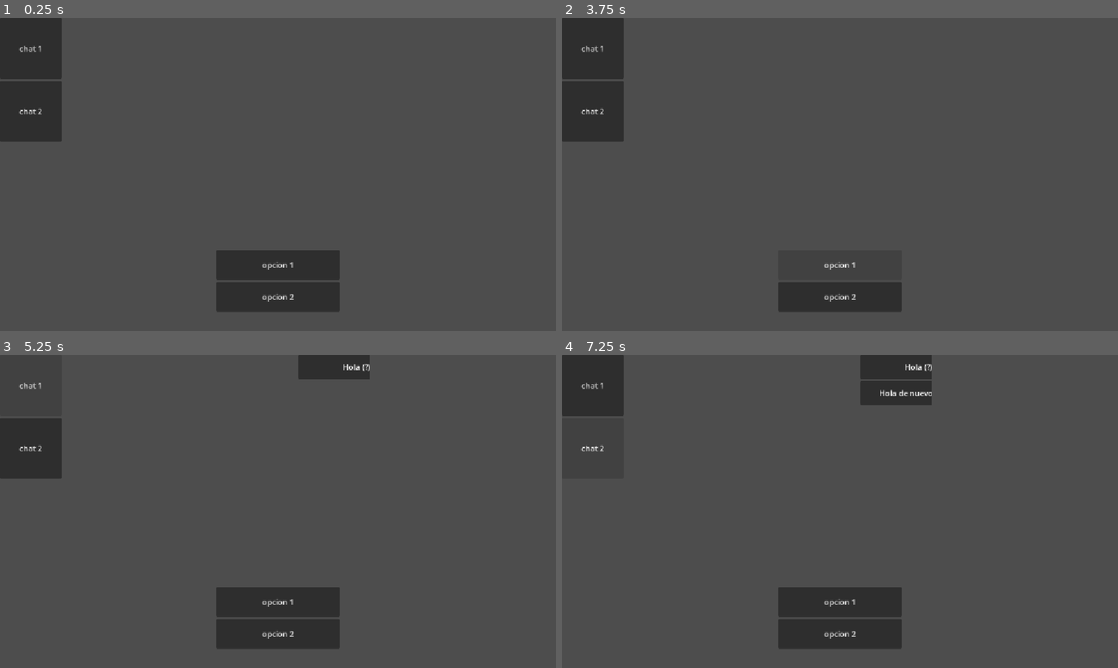
Above: before the commit, frames 1-4 (two rows, left to right).
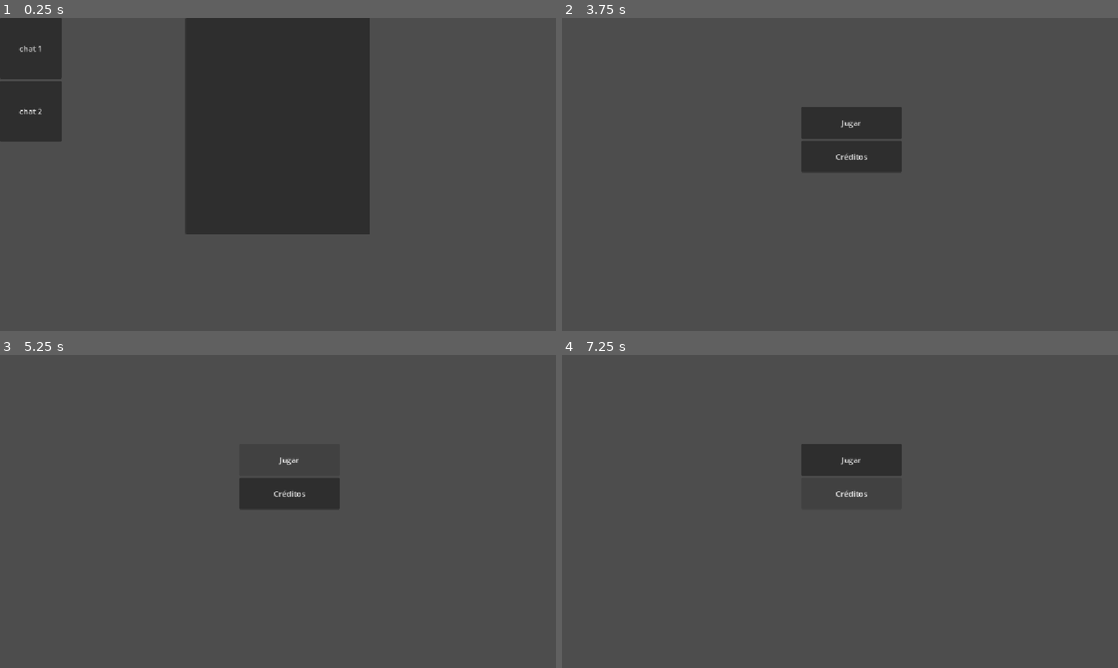
Above: after the commit, the same moments.

Repository: ParmindSane/WGJ2026
Game: Godot game, scene res://chatApp/chat.tscn
Same seed, same stepped clock (60 frames per second), same inputs: the game is played once before the commit and once after it.
Inputs:
- Up to frame 1 (0.25 s): no input
- Up to frame 2 (3.75 s): click "chat 1" at 0.5 s; click "chat 2" at 1.25 s; click "chat 1" at 2 s; click "chat 2" at 2.75 s; click "opcion 1" (after the commit: "Dale") at 3.5 s
- Up to frame 3 (5.25 s): click "chat 1" (after the commit: "Jugar") at 4.25 s; click "chat 1" (after the commit: "Jugar") at 5 s
- Up to frame 4 (7.25 s): click "chat 2" (after the commit: "Créditos") at 5.75 s; click "chat 2" (after the commit: "Créditos") at 6.5 s

The runs differ from the first frame. In frame 1, 27% of the frame differs, in the area x 33-67%, y 0-94%; in frame 2, 9.8%; in frame 3, 8.9%; in frame 4, 10%.

Commit message:
decisiones en guion

Diff:
--- a/chatApp/chat.tscn
+++ b/chatApp/chat.tscn
@@ -2,6 +2,7 @@
 
 [ext_resource type="Script" uid="uid://dpku6e4f14sfb" path="res://mensajes/mensajes.gd" id="1_i3wff"]
 [ext_resource type="Script" uid="uid://nb4l1ksvvt0g" path="res://mensajes/opciones.gd" id="2_i3wff"]
+[ext_resource type="PackedScene" uid="uid://ddkfme812poeb" path="res://menu/menu.tscn" id="3_nst8m"]
 
 [node name="Node2D" type="Node2D" unique_id=945820080]
 
@@ -23,18 +24,25 @@
 
 [node name="chat1" type="CanvasLayer" parent="." unique_id=617141949]
 
-[node name="Mensajes" type="ScrollContainer" parent="chat1" unique_id=1634922461]
+[node name="ScrollContainer" type="ScrollContainer" parent="chat1" unique_id=1634922461]
 offset_left = 384.0
 offset_right = 768.0
 offset_bottom = 448.0
 
-[node name="VBoxContainer" type="VBoxContainer" parent="chat1/Mensajes" unique_id=1376293297]
+[node name="PanelContainer" type="PanelContainer" parent="chat1/ScrollContainer" unique_id=1160650357]
+layout_mode = 2
+size_flags_horizontal = 3
+size_flags_vertical = 3
+
+[node name="Mensajes" type="VBoxContainer" parent="chat1/ScrollContainer" unique_id=1376293297 node_paths=PackedStringArray("opcionesNodo")]
 layout_mode = 2
 size_flags_horizontal = 3
 script = ExtResource("1_i3wff")
-guion = "res://mensajes/mensajes.txt"
+opcionesNodo = NodePath("../../Opciones")
+guion = "res://mensajes/mensajes1.txt"
 
 [node name="Opciones" type="VBoxContainer" parent="chat1" unique_id=435834509 node_paths=PackedStringArray("buttYes", "buttNo")]
+visible = false
 offset_left = 448.0
 offset_top = 480.0
 offset_right = 704.0
@@ -43,6 +51,7 @@
 script = ExtResource("2_i3wff")
 buttYes = NodePath("Yes")
 buttNo = NodePath("Nou")
+badEnding = ExtResource("3_nst8m")
 metadata/_edit_group_ = true
 
 [node name="Yes" type="Button" parent="chat1/Opciones" unique_id=1028435532]
@@ -54,3 +63,5 @@
 layout_mode = 2
 size_flags_vertical = 3
 text = "opcion 2"
+
+[node name="PopUps" type="Node2D" parent="chat1" unique_id=944412059]
--- a/mensajes/mensaje.gd
+++ b/mensajes/mensaje.gd
@@ -6,11 +6,10 @@
 @export_group("Referencias internas")
 @export var label: Label
 
-func setData(_texto: String, _derecha: String):
+func setData(_texto: String, _derecha: bool):
 	label.text = _texto
 
-	if _derecha:
-		derecha = false
-
+	derecha = _derecha
+	if derecha:
 		size_flags_horizontal = Control.SIZE_SHRINK_BEGIN
 		label.horizontal_alignment = HORIZONTAL_ALIGNMENT_LEFT
--- a/mensajes/mensajes.gd
+++ b/mensajes/mensajes.gd
@@ -3,26 +3,51 @@
 
 var mensajeRefe := preload("res://mensajes/mensaje.tscn")
 var mensajesNodos: Array[Mensaje]
-var mensajesDatos := []
+var mensajesDatos := [[]]
+var opciones: Array[Dictionary]
+var tanda := 0
+
+@export var opcionesNodo: Opciones
 
 @export_file("*.txt") var guion: String
 
 func _ready():
+	opcionesNodo.noEsNo.connect(dijoNo)
+
 	var archivo = FileAccess.open(guion, FileAccess.READ)
 	while !archivo.eof_reached():
 		var linea = archivo.get_line()
 		var columnas = linea.split(" ; ")
 
 		if columnas.size() > 1:
-			mensajesDatos.push_back({"derecha": columnas[0], "delay": columnas[1], "texto": columnas[2]})
+			if columnas[0] == "?":
+				opciones.push_back({"yes": columnas[1], "no": columnas[2]})
+
+				mensajesDatos.push_back([])
+				mensajesDatos[-1].push_back({"izquierda": true, "delay": 0, "texto": columnas[2]})
+			else:
+				mensajesDatos[-1].push_back({"izquierda": false, "delay": columnas[1], "texto": columnas[2]})
 	archivo.close()
 
-	for d in mensajesDatos:
-		await get_tree().create_timer(float(d.delay)).timeout
-		nuevoMensaje(d)
+	recibirMensajes()
 
 
-func nuevoMensaje(datos: Dictionary):
-	var m: Mensaje = mensajeRefe.instantiate()
-	m.setData(datos.texto, datos.derecha)
-	add_child(m)
+signal mandarOpciones(yes: String, no: String, tanda: int)
+func recibirMensajes():
+	for d in mensajesDatos[tanda]:
+		await get_tree().create_timer(float(d.delay)).timeout
+
+		var m: Mensaje = mensajeRefe.instantiate()
+		m.setData(d.texto, d.izquierda)
+		mensajesNodos.push_back(m)
+		add_child(m)
+
+	if tanda < opciones.size():
+		mandarOpciones.emit(tanda)
+		opcionesNodo.setOpciones(opciones[tanda].yes, opciones[tanda].no, tanda)
+
+
+func dijoNo(_tanda: int):
+	if _tanda == tanda:
+		tanda += 1
+		recibirMensajes()
--- a/mensajes/opciones.gd
+++ b/mensajes/opciones.gd
@@ -3,3 +3,28 @@
 
 @export var buttYes: Button
 @export var buttNo: Button
+var tanda: int
+
+@export var badEnding: PackedScene
+
+func _ready():
+	buttYes.pressed.connect(goBadEnding)
+	buttNo.pressed.connect(decirNo)
+
+
+func setOpciones(_yes: String, _no: String, _tanda: int):
+	buttYes.text = _yes
+	buttNo.text = _no
+	tanda = _tanda
+
+	show()
+
+
+func goBadEnding():
+	get_tree().change_scene_to_packed(badEnding)
+
+
+signal noEsNo(id: String)
+func decirNo():
+	noEsNo.emit(tanda)
+	hide()
Not shown, removed: mensajes/mensajes.txt
Not shown, added: mensajes/mensajes1.txt
